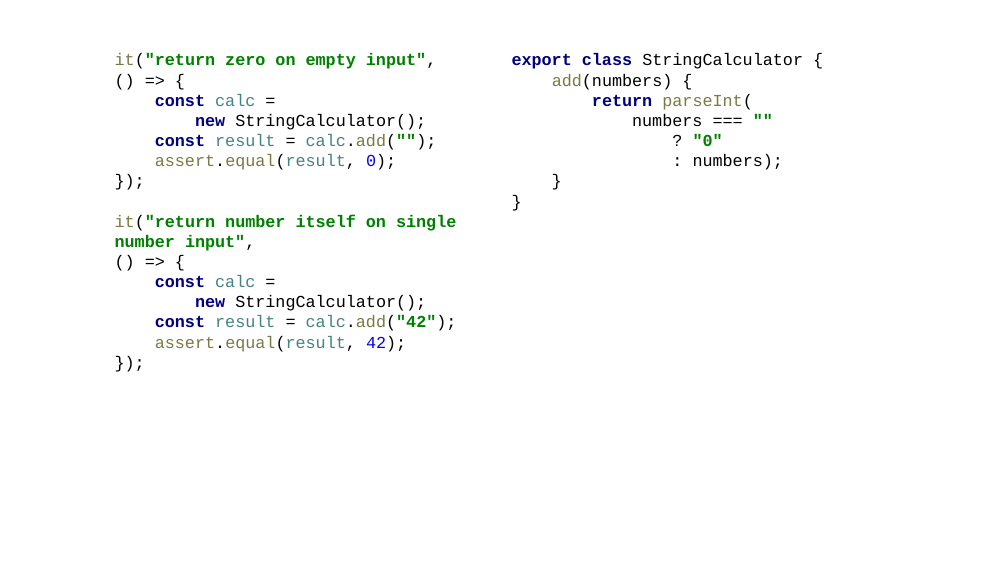
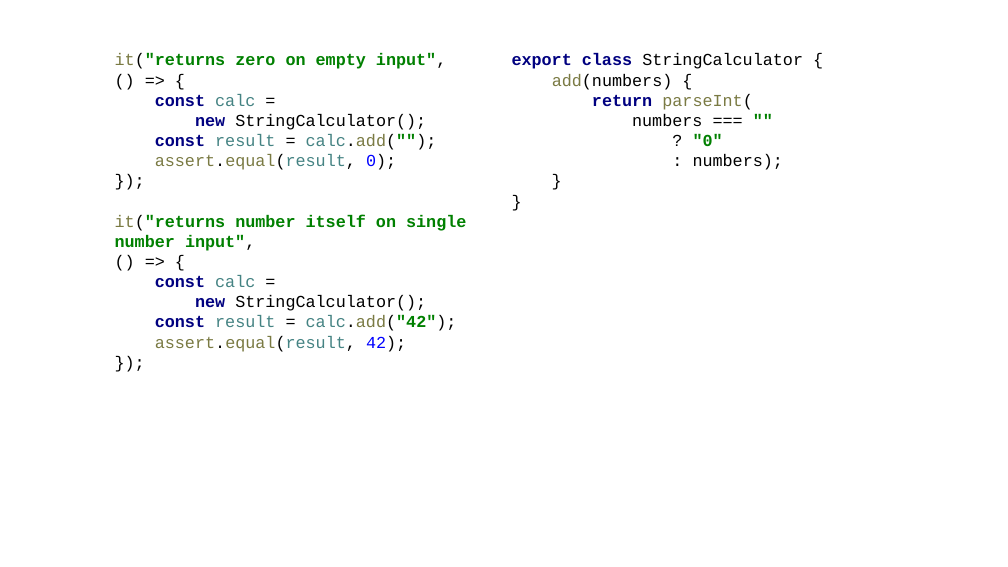
Before and after one commit to kontur-courses/tdd, a slide deck: slide 4 of js/StringCalculator TDD Kata JS.pptx. Drawn at 1008x567 pixels with LibreOffice and Linux fonts; fonts in the diff are those of the drawing. Boxes give left, top, right and bottom in pixels: in the first picture for what was removed or moved away, otherwise in the second. Text is boxed around its words. In the diff, an @@ line names an element or a change of style, - is before the commit and + after.

```diff
--- a/js/StringCalculator TDD Kata JS.pptx
+++ b/js/StringCalculator TDD Kata JS.pptx
@@ text at bbox=[115, 53, 466, 352]: text changed @@
-it("return zero on empty input",
-() => {
-const calc =
-new StringCalculator();
-const result = calc.add("");
-assert.equal(result, 0);
-});
-it("return number itself on single number input",
-() => {
-const calc =
-new StringCalculator();
-const result = calc.add("42");
-assert.equal(result, 42);
-});
+it("returns zero on empty input",
+() => {
+const calc =
+new StringCalculator();
+const result = calc.add("");
+assert.equal(result, 0);
+});
+it("returns number itself on single number input",
+() => {
+const calc =
+new StringCalculator();
+const result = calc.add("42");
+assert.equal(result, 42);
+});
```
Also in this commit, not shown: 10 other slides changed, 1 slide added, 1 slide removed, 3 other files.
